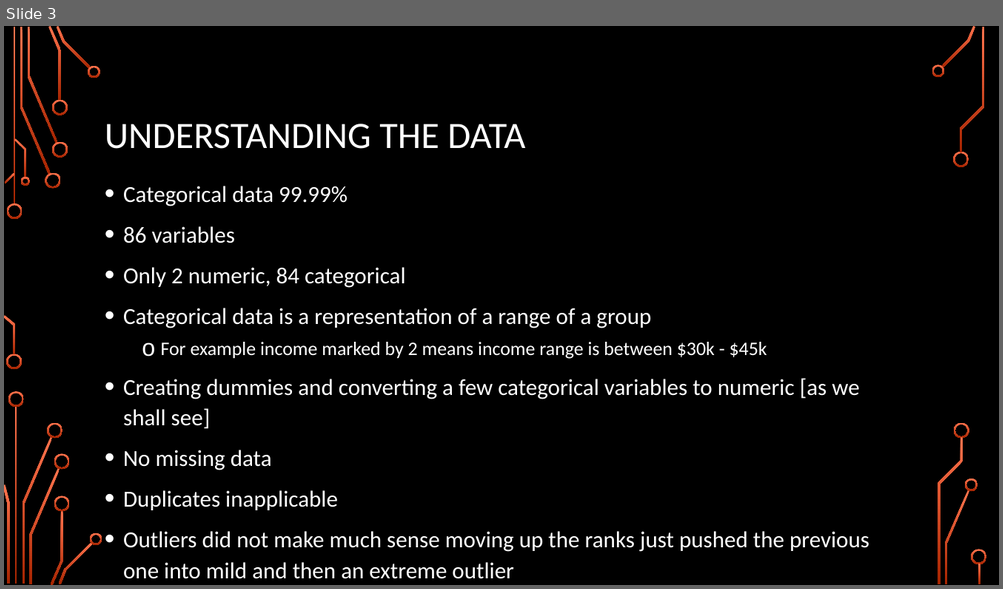
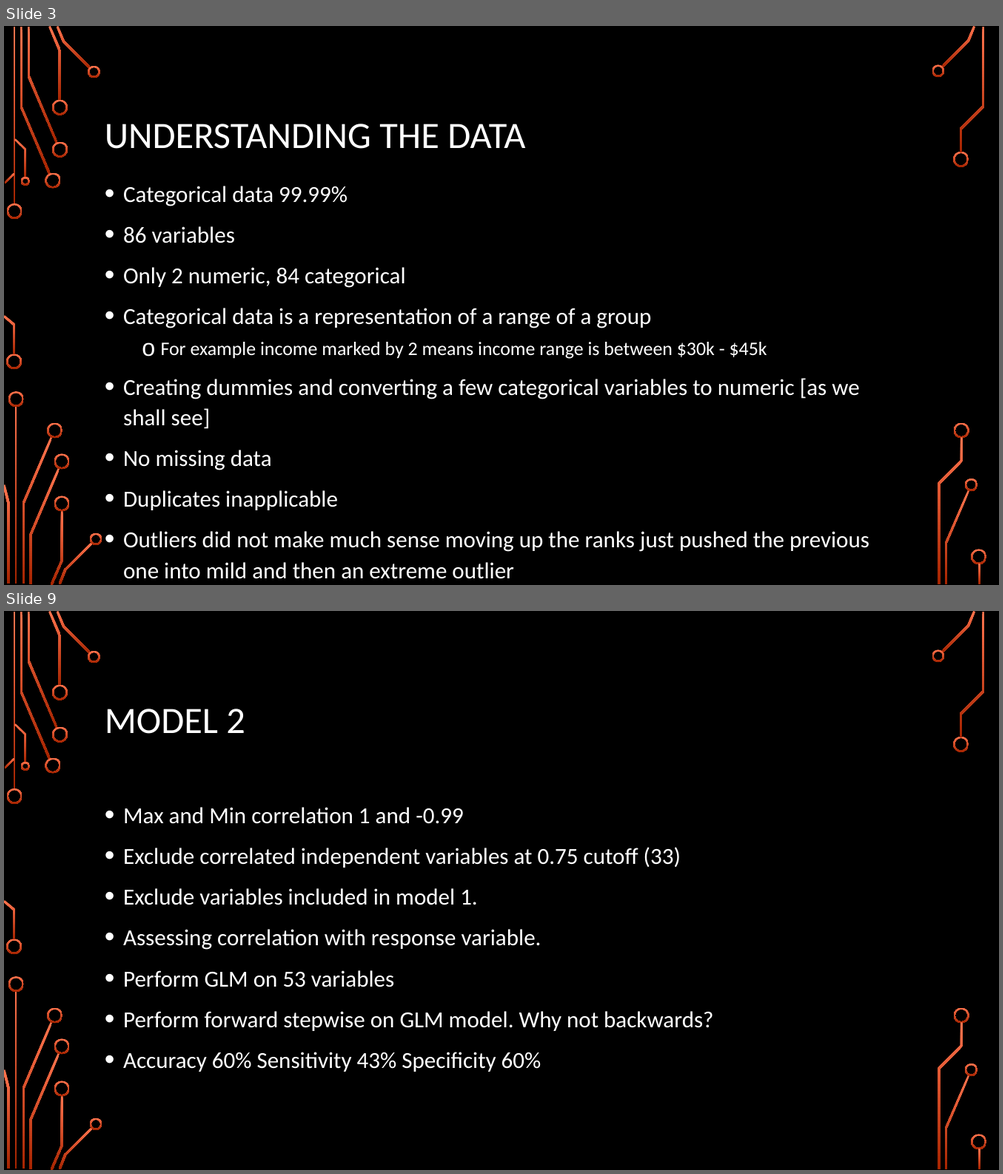
Before and after one commit to karimkhamwani/data-mining, a slide deck: Caravan.pptx. Shown one above the other, each under a label of ours: slide 3 before the commit, slides 3 and 9 after it; the slides between them are not shown. The pictures are 1003x589 and 1003x1174 pixels, drawn with LibreOffice and Linux fonts; fonts in the diff are those of the drawing; background and template pictures are left out. Boxes give left, top, right and bottom in pixels: in the first picture for what was removed or moved away, otherwise in the second. Text is boxed around its words. In the diff, an @@ line names an element or a change of style, - is before the commit and + after.

Commit message:
presentation added

```diff
--- a/Caravan.pptx
+++ b/Caravan.pptx
@@ slide 9 added at [4, 611, 999, 1170], background picture (left out); not listed: 36 template elements that a slide beside it also shows @@
@@ title added at [105, 709, 245, 734], 36 pt, text #FFFFFF @@
+MODEL 2
@@ text added at [123, 807, 713, 1072], 22.2 pt, text #FFFFFF @@
+• Max and Min correlation 1 and -0.99
+• Exclude correlated independent variables at 0.75 cutoff (33)
+• Exclude variables included in model 1.
+• Assessing correlation with response variable.
+• Perform GLM on 53 variables
+• Perform forward stepwise on GLM model. Why not backwards?
+• Accuracy 60% Sensitivity 43% Specificity 60%
```
Also in this commit, not shown: 7 other slides added, 4 slides removed, 1 other file.
